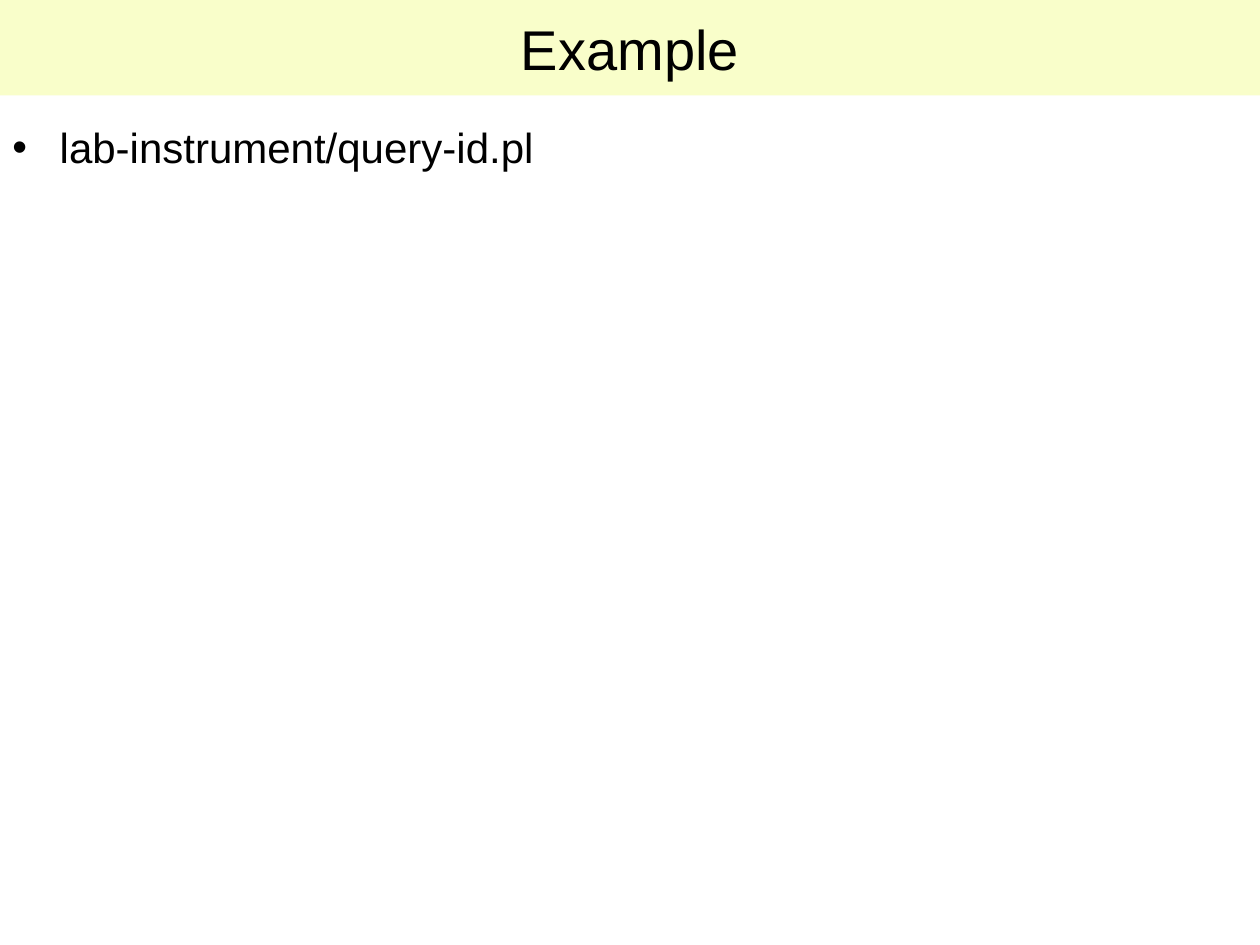
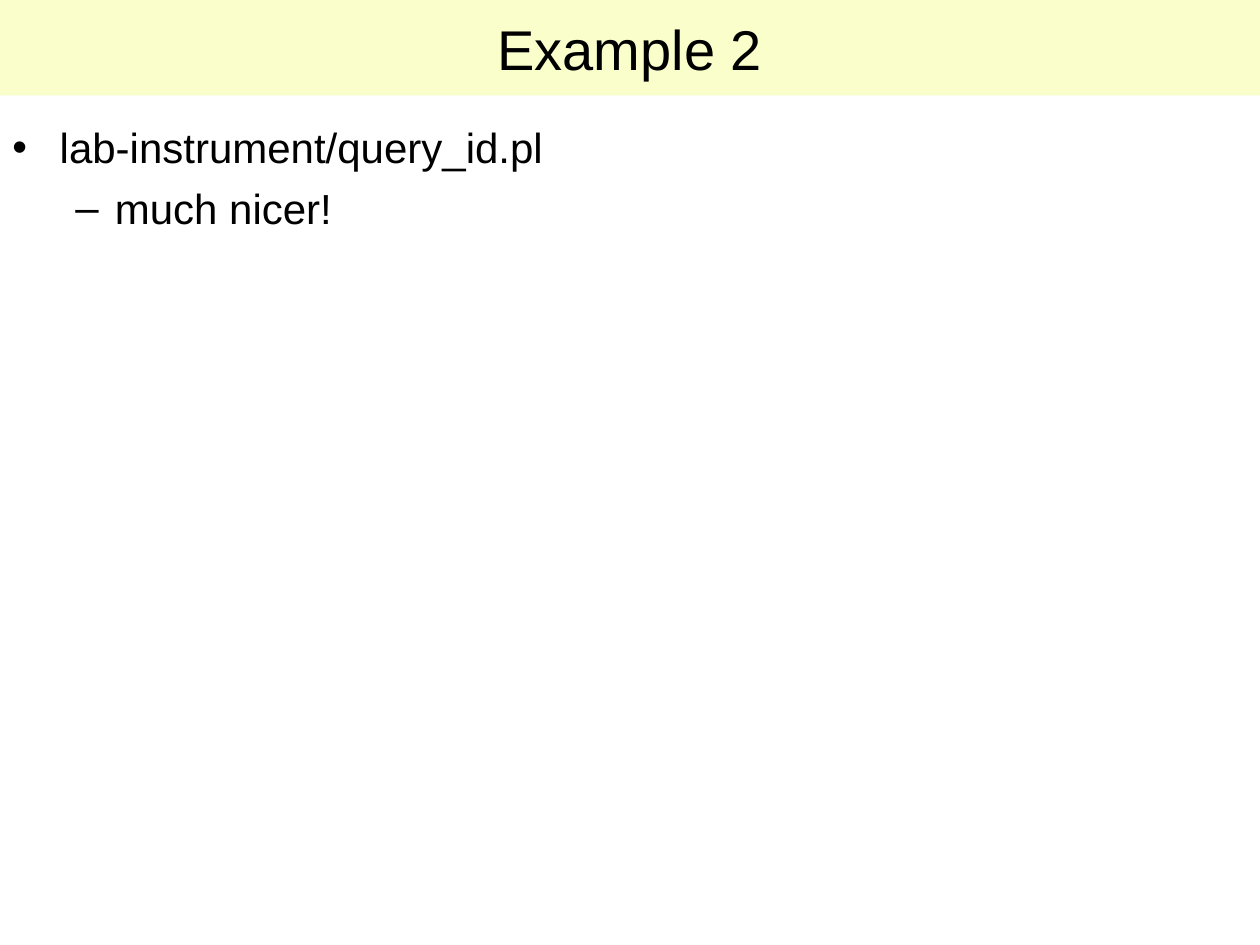
Before and after one commit to lab-measurement/Lab-Measurement, a slide deck: slide 9 of VISA/Tutorial/Talk/Lab-VISA.ppt. Drawn at 1260x945 pixels with LibreOffice and Linux fonts; fonts in the diff are those of the drawing. Boxes give left, top, right and bottom in pixels: in the first picture for what was removed or moved away, otherwise in the second. Text is boxed around its words. In the diff, an @@ line names an element or a change of style, - is before the commit and + after.

```diff
--- a/VISA/Tutorial/Talk/Lab-VISA.ppt
+++ b/VISA/Tutorial/Talk/Lab-VISA.ppt
@@ title at (498, 29, 762, 80): text changed @@
-Example
+Example 2
@@ text at (60, 132, 543, 225): text changed @@
-• lab-instrument/query-id.pl
+• lab-instrument/query_id.pl
+  – much nicer!
```
Also in this commit, not shown: 5 other slides changed, 1 slide added, 1 other file.
